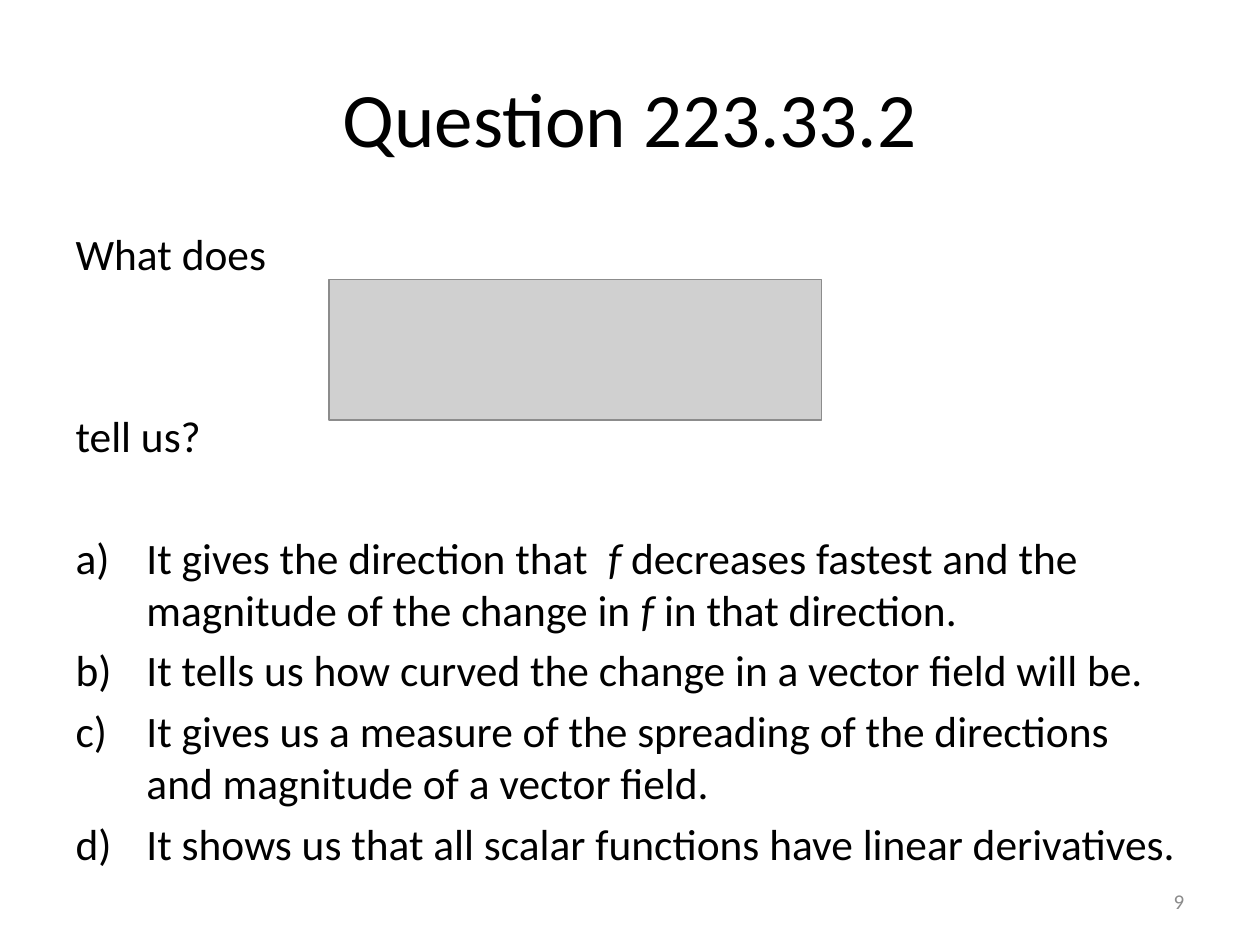
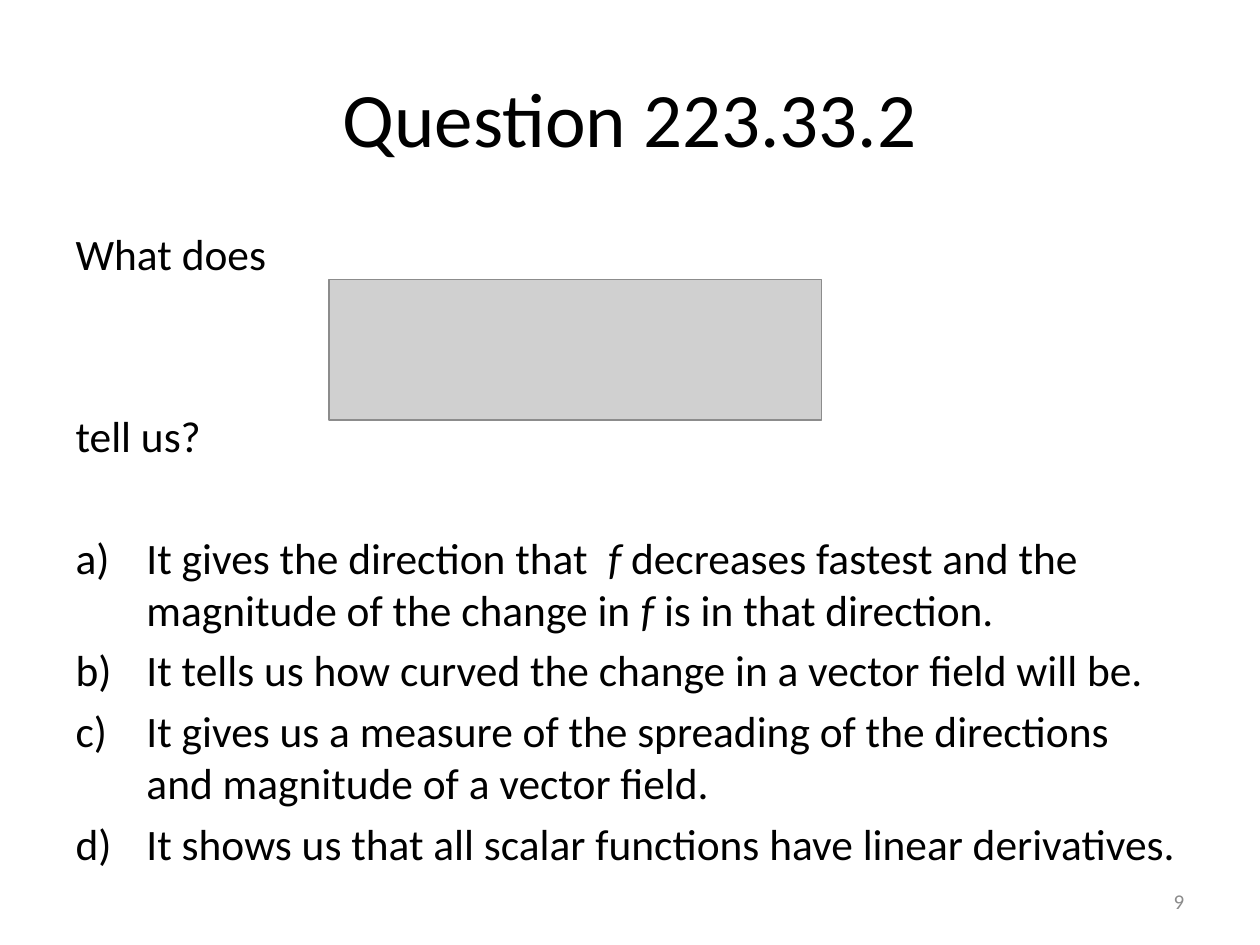
Before and after one commit to rtlines/PH223-Engineering-Physics, a slide deck: slide 9 of Slides/PH223_Lecture_33.pptx. Drawn at 1260x945 pixels with LibreOffice and Linux fonts; fonts in the diff are those of the drawing; grey boxes stand for pictures. Boxes give left, top, right and bottom in pixels: in the first picture for what was removed or moved away, otherwise in the second. Text is boxed around its words. In the diff, an @@ line names an element or a change of style, - is before the commit and + after.

```diff
--- a/Slides/PH223_Lecture_33.pptx
+++ b/Slides/PH223_Lecture_33.pptx
@@ text at <box>146,544,1078,634</box>: text changed @@
-a) It gives the direction that f decreases fastest and the magnitude of the change in f in that direction.
+a) It gives the direction that f decreases fastest and the magnitude of the change in f is in that direction.
```
Also in this commit, not shown: 14 other files.
